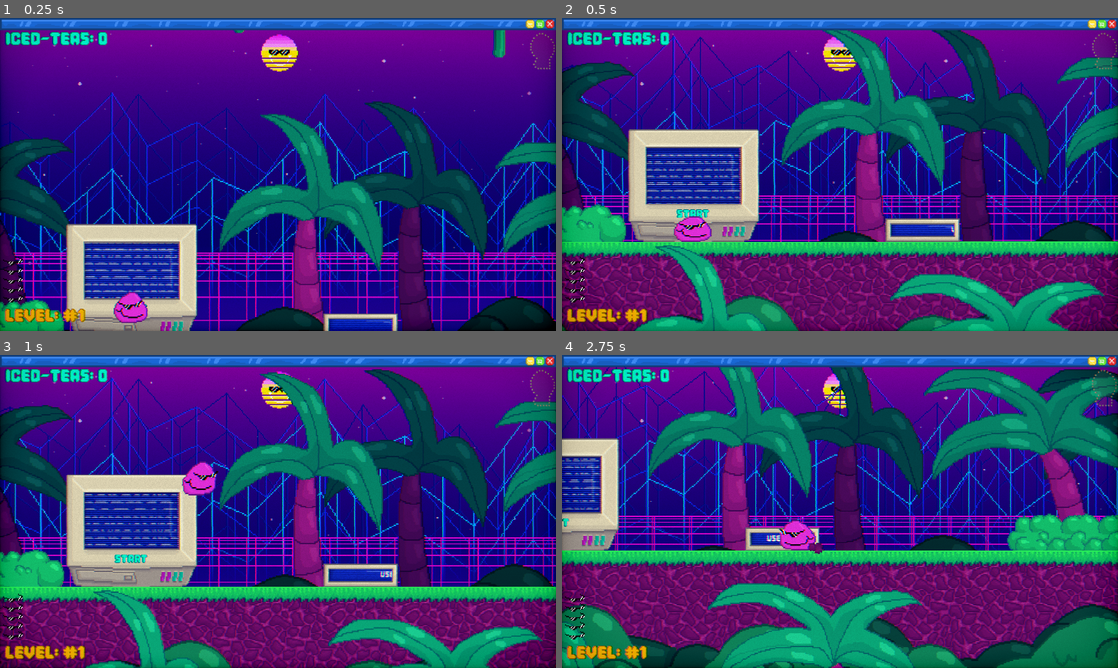
Above: before the commit, frames 1-4 (two rows, left to right).
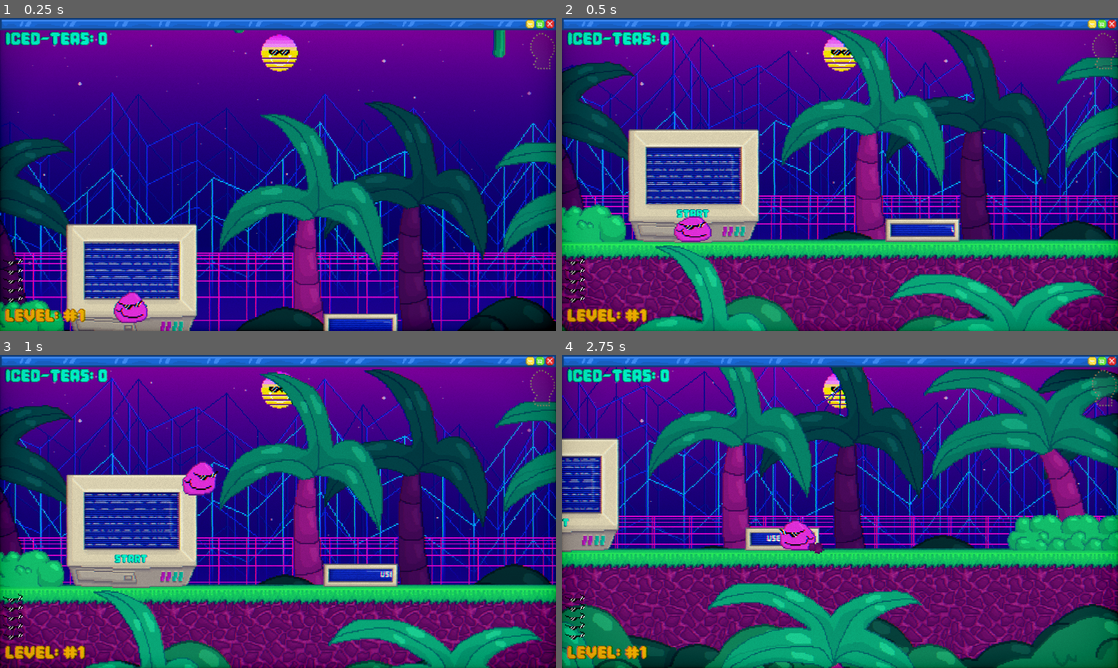
Above: after the commit, the same moments.

Repository: qualitytrash1/G.L.S.A.G.L.TM
Game: Godot game, scene res://scenes/game.tscn
The game is run twice, just before and just after one commit, with the same random seed, the same clock (stepped at 60 frames per second) and the same inputs.
Inputs (mouse positions are in pixels of both pictures, inside the frame that each line leads up to):
- Up to frame 1 (0.25 s): no input
- Up to frame 2 (0.5 s): no input
- Up to frame 3 (1 s): tap W (jump) at 0.5, 0.77 s; move the mouse to (400, 495) at 0.52 s; press the mouse at (400, 495) at 0.53 s; hold D (right) from 0.53 s (still down); right-click (400, 495) at 0.8 s
- Up to frame 4 (2.75 s): tap W (jump) at 1.25, 1.52, 2 s; move the mouse to (728, 527) at 1.27 s; release the mouse at (728, 527) at 1.28 s; right-click (728, 527) at 1.35 s; click (728, 527) at 1.55 s; move the mouse to (895, 442) at 2.02 s; release D (right) at 2.03 s; press the mouse at (895, 442) at 2.03 s; hold A (left) from 2.03 s (still down); right-click (895, 442) at 2.3 s

Frame 1 is identical in both runs. In frame 2, 9.5% of the frame differs, in the area x 0-100%, y 70-100%; in frame 3, 9.0%; in frame 4, 11%, in the area x 0-100%, y 61-97%.

Commit message:
3d gras and evli poligon

Diff:
--- a/glambert's-largely-sized-adventures-in-glam-land™!/scenes/computer.tscn
+++ b/glambert's-largely-sized-adventures-in-glam-land™!/scenes/computer.tscn
@@ -130,37 +130,37 @@
 a = Vector2(-56.5, 0)
 b = Vector2(56.6, 0)
 
-[node name="Computer" type="Area2D" groups=["collectable", "computer"]]
+[node name="Computer" type="Area2D" unique_id=1204014865 groups=["collectable", "computer"]]
 collision_layer = 4
 collision_mask = 0
 metadata/location = ""
 
-[node name="Screen" type="Sprite2D" parent="."]
+[node name="Screen" type="Sprite2D" parent="." unique_id=1966892947]
 texture = ExtResource("2_tjrug")
 
-[node name="Clip" type="Sprite2D" parent="."]
+[node name="Clip" type="Sprite2D" parent="." unique_id=1578737713]
 clip_children = 1
 texture = ExtResource("2_tjrug")
 
-[node name="ComputerText2" type="Sprite2D" parent="Clip"]
+[node name="ComputerText2" type="Sprite2D" parent="Clip" unique_id=1457530237]
 modulate = Color(1, 1, 1, 0.5372549)
 position = Vector2(0, -24)
 texture = ExtResource("3_uiul0")
 
-[node name="ComputerText1" type="Sprite2D" parent="Clip"]
+[node name="ComputerText1" type="Sprite2D" parent="Clip" unique_id=1431897089]
 modulate = Color(1, 1, 1, 0.5372549)
 position = Vector2(0, 18)
 texture = ExtResource("3_uiul0")
 
-[node name="ComputerText3" type="Sprite2D" parent="Clip"]
+[node name="ComputerText3" type="Sprite2D" parent="Clip" unique_id=2000537284]
 modulate = Color(1, 1, 1, 0.5372549)
 position = Vector2(0, -54)
 texture = ExtResource("3_uiul0")
 
-[node name="Base" type="Sprite2D" parent="."]
+[node name="Base" type="Sprite2D" parent="." unique_id=1812347781]
 texture = ExtResource("1_7ikar")
 
-[node name="LocationText" type="RichTextLabel" parent="."]
+[node name="LocationText" type="RichTextLabel" parent="." unique_id=1139536491]
 clip_contents = false
 offset_left = -22.0
 offset_top = 19.000002
@@ -172,19 +172,17 @@
 text = "start"
 horizontal_alignment = 1
 
-[node name="AnimationPlayer" type="AnimationPlayer" parent="."]
+[node name="AnimationPlayer" type="AnimationPlayer" parent="." unique_id=984666597]
 process_mode = 3
-libraries = {
-&"": SubResource("AnimationLibrary_tjrug")
-}
-autoplay = "scroll"
+libraries/ = SubResource("AnimationLibrary_tjrug")
+autoplay = &"scroll"
 speed_scale = 0.766
 
-[node name="CollisionShape2D" type="CollisionShape2D" parent="."]
+[node name="CollisionShape2D" type="CollisionShape2D" parent="." unique_id=1048897765]
 position = Vector2(0.5, -8)
 shape = SubResource("RectangleShape2D_7ikar")
 
-[node name="CRT" type="ColorRect" parent="."]
+[node name="CRT" type="ColorRect" parent="." unique_id=919515014]
 process_mode = 3
 material = SubResource("ShaderMaterial_ur38h")
 offset_left = -40.0
@@ -193,9 +191,9 @@
 offset_bottom = 16.0
 color = Color(1, 1, 1, 0)
 
-[node name="StaticBody2D" type="StaticBody2D" parent="."]
+[node name="StaticBody2D" type="StaticBody2D" parent="." unique_id=691622471]
 
-[node name="CollisionShape2D" type="CollisionShape2D" parent="StaticBody2D"]
+[node name="CollisionShape2D" type="CollisionShape2D" parent="StaticBody2D" unique_id=822103989]
 position = Vector2(0.5, -46)
 shape = SubResource("SegmentShape2D_uiul0")
 one_way_collision = true
--- a/glambert's-largely-sized-adventures-in-glam-land™!/scenes/computer_sign_flat.tscn
+++ b/glambert's-largely-sized-adventures-in-glam-land™!/scenes/computer_sign_flat.tscn
@@ -95,9 +95,9 @@
 
 [node name="Text" type="RichTextLabel" parent="Sprite/Screen" unique_id=1778898828]
 clip_contents = false
-offset_left = -107.0
+offset_left = -115.59913
 offset_top = -5.0
-offset_right = 995.0
+offset_right = 3397.401
 offset_bottom = 125.0
 scale = Vector2(0.075, 0.075)
 mouse_filter = 2
@@ -105,7 +105,7 @@
 theme_override_colors/default_color = Color(1, 1, 1, 1)
 theme_override_colors/font_outline_color = Color(0, 0.51, 0.42499995, 0)
 theme_override_font_sizes/normal_font_size = 128
-text = "TEXT TEXT TEXT AHHHHH"
+text = "TEXT TEXT TEXT AHHHHH   TEXT TEXT TEXT AHHHHH   TEXT TEXT TEXT AHHHHH   "
 fit_content = true
 autowrap_mode = 0
 
--- a/glambert's-largely-sized-adventures-in-glam-land™!/scenes/game.tscn
+++ b/glambert's-largely-sized-adventures-in-glam-land™!/scenes/game.tscn
@@ -20,12 +20,14 @@
 [ext_resource type="PackedScene" uid="uid://ukurqghjblqn" path="res://scenes/sunglasses-life.tscn" id="13_5newe"]
 [ext_resource type="PackedScene" uid="uid://becnmmqtfxs0t" path="res://scenes/moving_platform.tscn" id="13_e1j6l"]
 [ext_resource type="PackedScene" uid="uid://bvqdsk3hm4v53" path="res://scenes/computer.tscn" id="13_kvuet"]
+[ext_resource type="Texture2D" uid="uid://d221a8vnlr7bn" path="res://textures/grass_3d_highlight.png" id="14_suyxu"]
 [ext_resource type="Texture2D" uid="uid://dabx0pgoxd26s" path="res://textures/wood-platform.png" id="14_trtic"]
 [ext_resource type="PackedScene" uid="uid://f4am5o61tsi4" path="res://scenes/checkpoint.tscn" id="16_bt5mj"]
 [ext_resource type="PackedScene" uid="uid://badtfuyl8v0pi" path="res://scenes/statue.tscn" id="16_pl11u"]
 [ext_resource type="Texture2D" uid="uid://dtdk5pdbi7fjg" path="res://textures/bushes.png" id="17_rysoc"]
 [ext_resource type="Texture2D" uid="uid://doa8itx5bouhd" path="res://textures/palm-trees.png" id="18_ssvqc"]
 [ext_resource type="PackedScene" uid="uid://br813p4gprdda" path="res://scenes/enemy_spawner.tscn" id="20_37s47"]
+[ext_resource type="Texture2D" uid="uid://ujtyih72eihc" path="res://textures/grass_3d.png" id="21_sww3w"]
 [ext_resource type="PackedScene" uid="uid://do14ojh5jrniy" path="res://scenes/window-bar.tscn" id="27_qnb83"]
 
 [sub_resource type="Gradient" id="Gradient_gts02"]
@@ -393,6 +395,54 @@
 texture = SubResource("GradientTexture2D_1kice")
 metadata/_edit_use_anchors_ = true
 
+[node name="Polygons" type="Node2D" parent="Level" unique_id=985292912]
+
+[node name="Polygon" type="StaticBody2D" parent="Level/Polygons" unique_id=2034470623]
+
+[node name="BGPolygon" type="Polygon2D" parent="Level/Polygons/Polygon" unique_id=1963335387]
+texture_repeat = 2
+position = Vector2(0, -2)
+polygon = PackedVector2Array(-720, -54, -66, -54.070724, -66, 92, 0, 92, 0, -54.08165, 356, -54.106567, 356, -143, 846, -143, 846, -370, 967, -370, 1120, -61, 1404, -61, 1404, 82, 1445, 82, 1445, -61, 1507, -61, 1507, 82, 1545, 82, 1545, -61, 2258, -60.659805, 2281.0715, -93, 2361.826, -93, 2386, -60.575012, 2542, -60.521835, 2564, -93, 2605, -93, 2630, -60.443634, 2757.4407, -60.39073, 2817.6206, -13, 3134.8765, -13, 3202, -60.232285, 4150, -59, 4150, 418, -721, 418)
+uv = PackedVector2Array(0, 0, 64, 0, 64, 64, 0, 64)
+
+[node name="3DGrass" parent="Level/Polygons/Polygon/BGPolygon" unique_id=593204263 instance=ExtResource("6_p57ef")]
+texture = ExtResource("21_sww3w")
+side_texture = ExtResource("14_suyxu")
+
+[node name="Polygon" type="Polygon2D" parent="Level/Polygons/Polygon" unique_id=1295776764]
+texture_repeat = 2
+position = Vector2(0, 2)
+texture = ExtResource("12_ca42v")
+polygon = PackedVector2Array(-720, -54, -66, -54.070724, -66, 92, 0, 92, 0, -54.08165, 356, -54.106567, 356, -143, 846, -143, 846, -370, 967, -370, 1120, -61, 1404, -61, 1404, 82, 1445, 82, 1445, -61, 1507, -61, 1507, 82, 1545, 82, 1545, -61, 2258, -60.659805, 2281.0715, -93, 2361.826, -93, 2386, -60.575012, 2542, -60.521835, 2564, -93, 2605, -93, 2630, -60.443634, 2757.4407, -60.39073, 2817.6206, -13, 3134.8765, -13, 3202, -60.232285, 4150, -59, 4150, 418, -721, 418)
+uv = PackedVector2Array(0, 0, 64, 0, 64, 64, 0, 64)
+
+[node name="Grass" parent="Level/Polygons/Polygon/Polygon" unique_id=336724926 instance=ExtResource("6_p57ef")]
+
+[node name="Collision" type="CollisionPolygon2D" parent="Level/Polygons/Polygon" unique_id=1324350434]
+
+[node name="StaticBody2D" type="StaticBody2D" parent="Level/Polygons" unique_id=744309878]
+position = Vector2(86, 2)
+
+[node name="BGPolygon" type="Polygon2D" parent="Level/Polygons/StaticBody2D" unique_id=1424599626]
+texture_repeat = 2
+position = Vector2(0, -197)
+uv = PackedVector2Array(0, 0, 64, 0, 64, 64, 0, 64)
+
+[node name="3DGrass" parent="Level/Polygons/StaticBody2D/BGPolygon" unique_id=575572406 instance=ExtResource("6_p57ef")]
+texture = ExtResource("21_sww3w")
+side_texture = ExtResource("14_suyxu")
+
+[node name="Polygon" type="Polygon2D" parent="Level/Polygons/StaticBody2D" unique_id=1794460488]
+texture_repeat = 2
+position = Vector2(792, -193)
+texture = ExtResource("12_ca42v")
+uv = PackedVector2Array(0, 0, 64, 0, 64, 64, 0, 64)
+
+[node name="Grass" parent="Level/Polygons/StaticBody2D/Polygon" unique_id=1272410895 instance=ExtResource("6_p57ef")]
+
+[node name="Collision" type="CollisionPolygon2D" parent="Level/Polygons/StaticBody2D" unique_id=745877040]
+position = Vector2(793, -195)
+
 [node name="Decor" type="Node2D" parent="Level" unique_id=1789162694]
 
 [node name="Bushes" type="TileMapLayer" parent="Level/Decor" unique_id=1577914471]
@@ -448,35 +498,6 @@
 tile_map_data = PackedByteArray("AACvAPb/BwABAAAAAACwAPb/BwACAAAAAACxAPb/BwACAAAAAACyAPb/BwACAAAAAACzAPb/BwABAAAAAAC0AP …(752 unchanged characters)…
 tile_set = SubResource("TileSet_kvuet")
 
-[node name="Polygons" type="Node2D" parent="Level" unique_id=985292912]
-
-[node name="Polygon" type="StaticBody2D" parent="Level/Polygons" unique_id=2034470623]
-
-[node name="Polygon" type="Polygon2D" parent="Level/Polygons/Polygon" unique_id=1295776764]
-texture_repeat = 2
-texture = ExtResource("12_ca42v")
-polygon = PackedVector2Array(-720, -54, -66, -54.070724, -66, 92, 0, 92, 0, -54.08165, 356, -54.106567, 356, -143, 846, -143, 846, -370, 967, -370, 1120, -61, 1404, -61, 1404, 82, 1445, 82, 1445, -61, 1507, -61, 1507, 82, 1545, 82, 1545, -61, 2258, -60.659805, 2281.0715, -93, 2361.826, -93, 2386, -60.575012, 2542, -60.521835, 2564, -93, 2605, -93, 2630, -60.443634, 2757.4407, -60.39073, 2817.6206, -13, 3134.8765, -13, 3202, -60.232285, 4150, -59, 4150, 418, -721, 418)
-uv = PackedVector2Array(0, 0, 64, 0, 64, 64, 0, 64)
-
-[node name="Grass" parent="Level/Polygons/Polygon/Polygon" unique_id=336724926 instance=ExtResource("6_p57ef")]
-
-[node name="Collision" type="CollisionPolygon2D" parent="Level/Polygons/Polygon" unique_id=1324350434]
-
-[node name="StaticBody2D" type="StaticBody2D" parent="Level/Polygons" unique_id=744309878]
-position = Vector2(-7, 0)
-
-[node name="Polygon" type="Polygon2D" parent="Level/Polygons/StaticBody2D" unique_id=1794460488]
-texture_repeat = 2
-position = Vector2(792, -196)
-texture = ExtResource("12_ca42v")
-polygon = PackedVector2Array(0, -306, 0, 0, -69, 0, -69, -172.87202, -431, -173, -431, -306, -1643, -305, -1598, -870, -432, -861, 0, -859, 3366, -867, 3366, -94, 3241.118, -94.000015, 2846, -94, 2846, 120, 2579, 120, 2579, -382, 0, -382, -69.000015, -382.07477, -69, -306)
-uv = PackedVector2Array(0, 0, 64, 0, 64, 64, 0, 64)
-
-[node name="Grass" parent="Level/Polygons/StaticBody2D/Polygon" unique_id=1272410895 instance=ExtResource("6_p57ef")]
-
-[node name="Collision" type="CollisionPolygon2D" parent="Level/Polygons/StaticBody2D" unique_id=745877040]
-position = Vector2(793, -195)
-
 [node name="Signs" type="Node2D" parent="Level" unique_id=1579568071]
 position = Vector2(-3, 4)
 
--- a/glambert's-largely-sized-adventures-in-glam-land™!/scenes/grass.tscn
+++ b/glambert's-largely-sized-adventures-in-glam-land™!/scenes/grass.tscn
@@ -1,21 +1,21 @@
-[gd_scene load_steps=3 format=3 uid="uid://bb08qhktrr4g3"]
+[gd_scene format=3 uid="uid://bb08qhktrr4g3"]
 
 [ext_resource type="Script" uid="uid://djguocrvnugga" path="res://scripts/grass.gd" id="1_e1kak"]
 [ext_resource type="Texture2D" uid="uid://cc3g0b7lxq0ca" path="res://textures/grass.png" id="2_yarb5"]
 
-[node name="Grass" type="Node2D"]
+[node name="Grass" type="Node2D" unique_id=1451673536]
 script = ExtResource("1_e1kak")
 texture = ExtResource("2_yarb5")
 
-[node name="Side" type="Node2D" parent="."]
+[node name="Side" type="Node2D" parent="." unique_id=586673]
 
-[node name="Polygon2D" type="Polygon2D" parent="Side"]
+[node name="Polygon2D" type="Polygon2D" parent="Side" unique_id=1677213925]
 texture_filter = 1
 texture_repeat = 2
 texture = ExtResource("2_yarb5")
 polygon = PackedVector2Array(0, 0, 16, 0, 16, 16, 0, 16)
 
-[node name="0" type="RichTextLabel" parent="Side/Polygon2D"]
+[node name="0" type="RichTextLabel" parent="Side/Polygon2D" unique_id=2137341210]
 z_index = 4096
 clip_contents = false
 offset_right = 32.0
@@ -27,7 +27,7 @@
 theme_override_font_sizes/normal_font_size = 12
 text = "0"
 
-[node name="1" type="RichTextLabel" parent="Side/Polygon2D"]
+[node name="1" type="RichTextLabel" parent="Side/Polygon2D" unique_id=224783548]
 z_index = 4096
 clip_contents = false
 offset_right = 32.0
@@ -39,7 +39,7 @@
 theme_override_font_sizes/normal_font_size = 12
 text = "1"
 
-[node name="2" type="RichTextLabel" parent="Side/Polygon2D"]
+[node name="2" type="RichTextLabel" parent="Side/Polygon2D" unique_id=1093109240]
 z_index = 4096
 clip_contents = false
 offset_right = 32.0
@@ -51,7 +51,7 @@
 theme_override_font_sizes/normal_font_size = 12
 text = "2"
 
-[node name="3" type="RichTextLabel" parent="Side/Polygon2D"]
+[node name="3" type="RichTextLabel" parent="Side/Polygon2D" unique_id=1748560415]
 z_index = 4096
 clip_contents = false
 offset_right = 32.0
@@ -63,7 +63,7 @@
 theme_override_font_sizes/normal_font_size = 12
 text = "3"
 
-[node name="RichTextLabel" type="RichTextLabel" parent="Side"]
+[node name="RichTextLabel" type="RichTextLabel" parent="Side" unique_id=737079831]
 modulate = Color(1, 1, 1, 0.78431374)
 z_index = 100
 clip_contents = false
@@ -77,4 +77,4 @@
 bbcode_enabled = true
 text = "[color=yellow]0.01"
 
-[node name="Sides" type="Node2D" parent="."]
+[node name="Sides" type="Node2D" parent="." unique_id=1791687350]
--- a/glambert's-largely-sized-adventures-in-glam-land™!/scripts/computer_sign_flat.gd
+++ b/glambert's-largely-sized-adventures-in-glam-land™!/scripts/computer_sign_flat.gd
@@ -22,10 +22,12 @@
 		sign_hover.play("hover")
 
 	#SETS VARS
+	text.text = ""
 	text.size.x = 1
-	text.text = sign_text
+	text.text = sign_text + "   "
 	text.position = Vector2(29, -5)
-	var text_size : int = text.size.x
+	var text_size : float = text.size.x
+	text.text += sign_text + "   " + sign_text + "   " #double text
 
 	if not has_collision:
 		collision_shape_2d.disabled = true
@@ -34,15 +36,16 @@
 
 	while true:
 		if not on_screen_status and not Engine.is_editor_hint():
+			#RESET AND WAIT FOR ON SCREEN
+			text.position = Vector2(29, -5)
 			await on_screen
 
-		text.position = Vector2(29, -5)
 		while true:
 			await get_tree().create_timer(0.1).timeout
 			text.position.x -= speed
-			if text.position.x < (-text_size * 1.5) * text.scale.x:
+			if text.position.x < (-text_size * 2) * text.scale.x:
+				text.position.x += (text_size * 1) * text.scale.x
 				break
-		await get_tree().create_timer(0.1).timeout
 
 
 func _on_visible_on_screen_notifier_2d_screen_entered() -> void:
--- a/glambert's-largely-sized-adventures-in-glam-land™!/scripts/grass.gd
+++ b/glambert's-largely-sized-adventures-in-glam-land™!/scripts/grass.gd
@@ -3,6 +3,8 @@
 extends Node2D
 
 @export var texture : Texture2D
+@export var side_texture : Texture2D
+@export var bottom_texture : Texture2D
 @export var update : bool = false
 @export var create_tex : bool = false
 @onready var side: Node2D = $Side
@@ -10,6 +12,9 @@
 @onready var level: Level = $"../../../../"
 @onready var sides: Node2D = $Sides
 @onready var textures: Control = $Side/Textures
+
+const MIN_SIDE_ANGLE: float = 89
+const MIN_BOTTOM_ANGLE: float = 179
 
 signal done_making_texture
 var texture_ready : bool = false
@@ -73,7 +78,7 @@
 	#MAIN CODE
 	#No clue how in the bigglyty gobly thid works
 	var index : int = 0
-	for point: Variant in polygon.polygon:
+	for point: Vector2 in polygon.polygon:
 		var new_side : Node2D = side.duplicate()
 		var tex_polygon : Polygon2D = new_side.get_child(0)
 		sides.add_child(new_side)
@@ -84,6 +89,10 @@
 			next_point = polygon.polygon[index + 1]
 		new_side.position = point
 		tex_polygon.look_at(next_point + global_position)
+		if abs(rad_to_deg(tex_polygon.rotation)) > MIN_SIDE_ANGLE and side_texture:
+			tex_polygon.texture = side_texture
+		if abs(rad_to_deg(tex_polygon.rotation)) > MIN_BOTTOM_ANGLE and bottom_texture:
+			tex_polygon.texture = bottom_texture
 		tex_polygon.polygon[0].x = 0
 		tex_polygon.polygon[1].x = tex_polygon.global_position.distance_to(next_point + global_position)
 		tex_polygon.polygon[2].x = tex_polygon.global_position.distance_to(next_point + global_position) # + 16
--- a/glambert's-largely-sized-adventures-in-glam-land™!/scripts/level.gd
+++ b/glambert's-largely-sized-adventures-in-glam-land™!/scripts/level.gd
@@ -66,16 +66,19 @@
 
 func update_polygons() -> void:
 	for i : StaticBody2D in polygons.get_children(): #loop polygons
-		points = i.get_child(0).polygon
+		points = i.get_child(1).polygon
 		#PREVENT STINKY DECIMAL
 		for point: Vector2 in points:
 			point = round(point)
+		i.get_child(1).polygon = points
 		i.get_child(0).polygon = points
+		i.get_child(0).position.y = i.get_child(1).position.y - 4
+		i.get_child(1).position.y
 		if Engine.is_editor_hint():
-			i.get_child(1).polygon = []
+			i.get_child(2).polygon = []
 		else:
-			i.get_child(1).polygon = points #set collisions
-		if len(i.get_child(0).polygon) == 4:
-			i.get_child(0).uv = i.get_child(0).polygon #reset uv
+			i.get_child(2).polygon = points #set collisions
+		if len(i.get_child(1).polygon) == 4:
+			i.get_child(1).uv = i.get_child(1).polygon #reset uv
 		else:
-			i.get_child(0).uv = DEFAULT_UV #reset uv
+			i.get_child(1).uv = DEFAULT_UV #reset uv
Not shown, changed: glambert's-largely-sized-adventures-in-glam-land™!/audio/music/Digitized.ogg.import
Not shown: 1 places in glambert's-largely-sized-adventures-in-glam-land™!/scenes/computer.tscn that only renumber resources
Binary file changed: glambert's-largely-sized-adventures-in-glam-land™!/textures/grass_3d.png
Binary file added: glambert's-largely-sized-adventures-in-glam-land™!/textures/grass_3d_highlight.png
Not shown, added: glambert's-largely-sized-adventures-in-glam-land™!/textures/grass_3d_highlight.png.import
